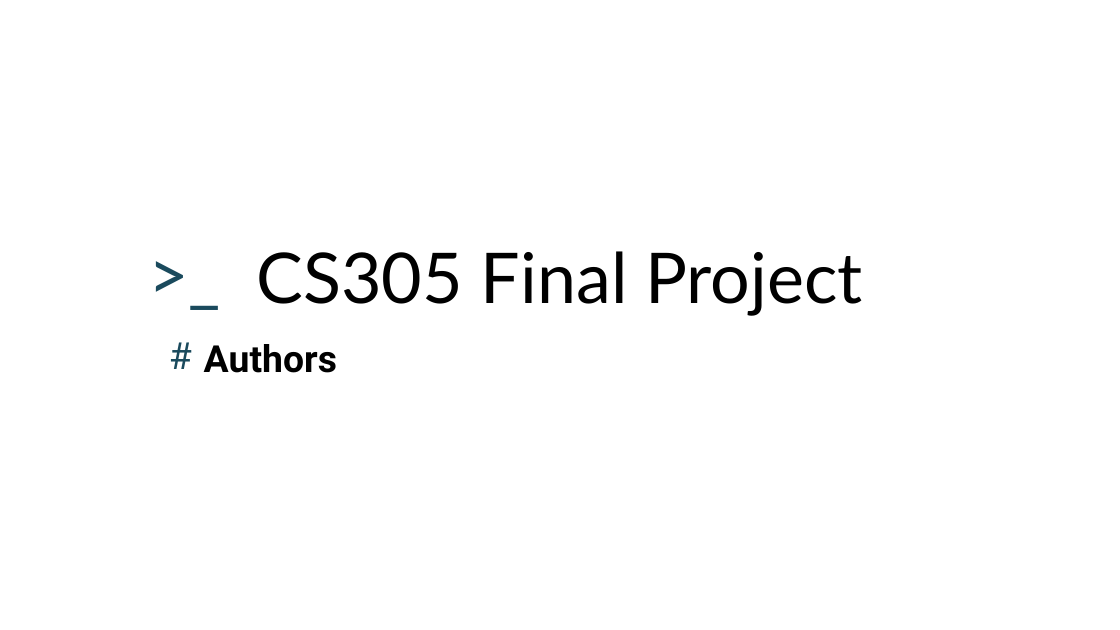
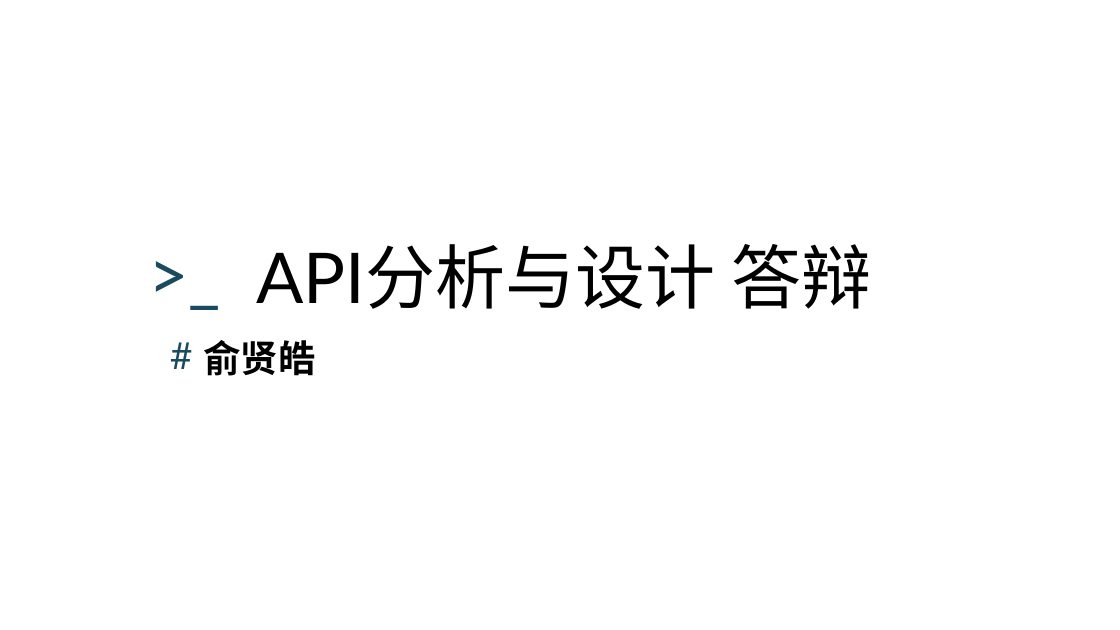
Before and after one commit to YXHXianYu/2024-BJTU-API-Project, a slide deck: slide 1 of FinalProject-Tiktok/docs/大作业答辩.pptx. Drawn at 1120x630 pixels with LibreOffice and Linux fonts; fonts in the diff are those of the drawing; background and template pictures are left out. Boxes give left, top, right and bottom in pixels: in the first picture for what was removed or moved away, otherwise in the second. Text is boxed around its words. In the diff, an @@ line names an element or a change of style, - is before the commit and + after.

```diff
--- a/FinalProject-Tiktok/docs/大作业答辩.pptx
+++ b/FinalProject-Tiktok/docs/大作业答辩.pptx
@@ title at [257,244,871,309]: text changed @@
-CS305 Final Project
+API分析与设计 答辩
@@ subtitle at [204,340,316,376]: text changed @@
-Authors
+俞贤皓
```
Also in this commit, not shown: 2 other files.
